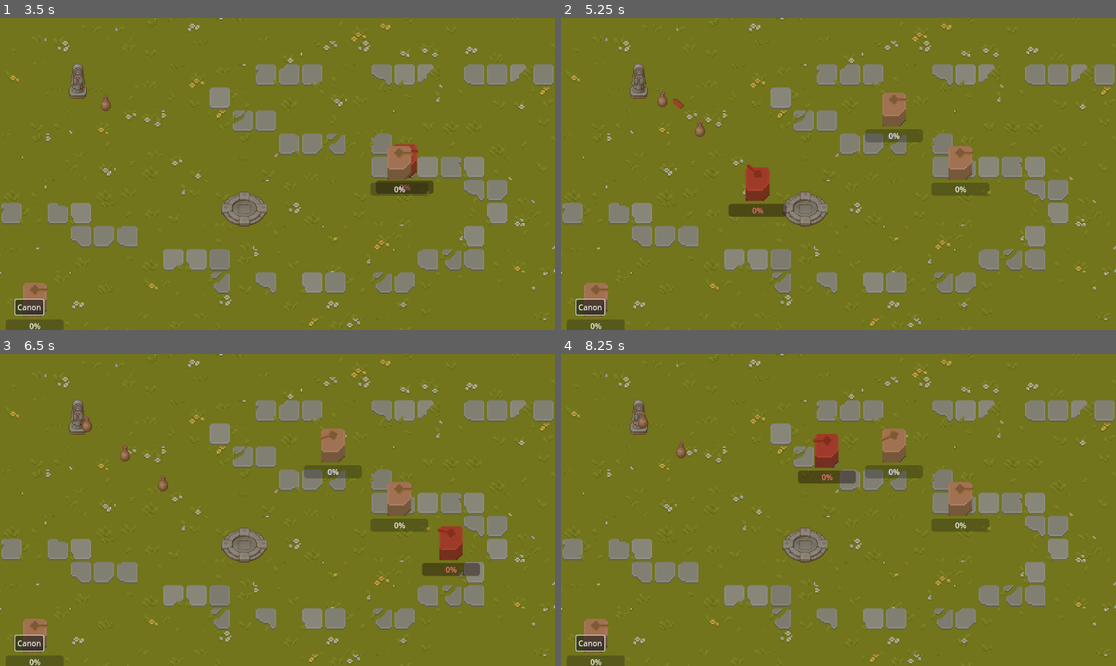
Above: before the commit, frames 1-4 (two rows, left to right).
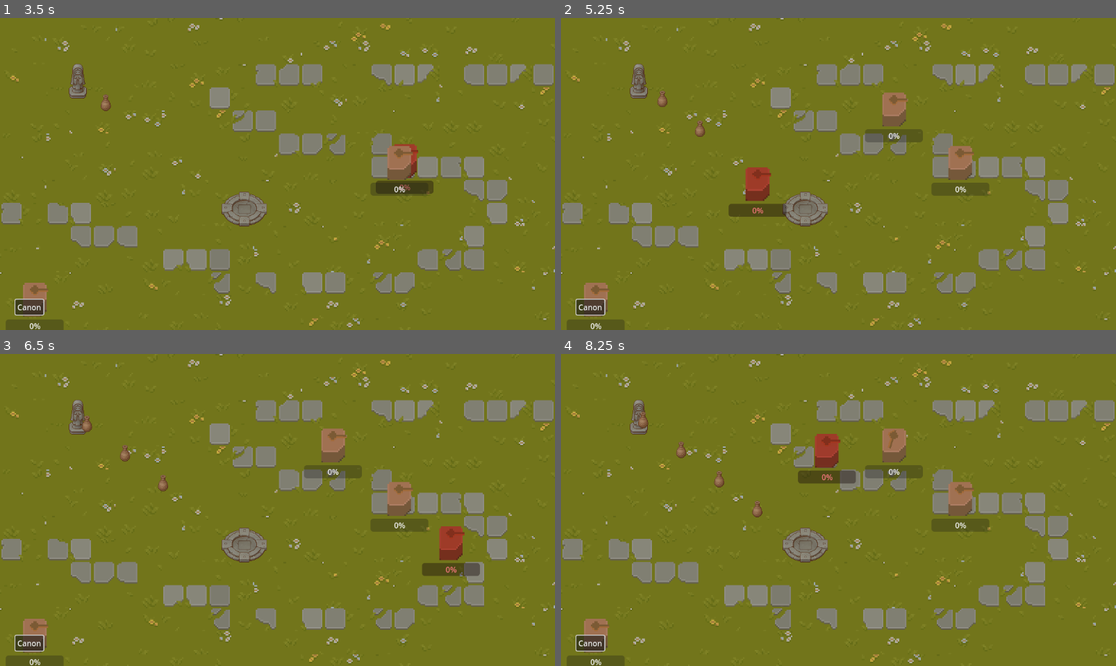
Above: after the commit, the same moments.

Repository: Kinsteen/tower-defense
Game: Godot game, scene res://Main.tscn
Two runs of this game, one before a commit and one after it. Both use one fixed random seed, a clock stepped at 60 frames per second and the inputs below.
Inputs (mouse positions are in pixels of both pictures, inside the frame that each line leads up to):
- Up to frame 1 (3.5 s): click "Canon" at 0.5 s; click "Canon" at 1.25 s; click "Canon" at 2 s; tap Enter at 2.75 s; move the mouse to (399, 158) at 2.77 s; hold Shift from 2.78 s (still down); click (399, 158) at 2.92 s
- Up to frame 2 (5.25 s): release Shift at 3.5 s; drag from (727, 189) to (666, 102) at 3.52 s; tap Space at 4.25 s; move the mouse to (894, 105) at 4.27 s; tap Ctrl at 4.35 s; click (894, 105) at 4.42 s; drag from (810, 236) to (655, 96) at 5.02 s
- Up to frame 3 (6.5 s): move the mouse to (444, 556) at 5.77 s; tap Alt at 5.85 s; click (444, 556) at 5.92 s
- Up to frame 4 (8.25 s): drag from (672, 463) to (1010, 538) at 6.52 s; move the mouse to (866, 510) at 7.27 s; hold Shift 7.28-8 s; click (866, 510) at 7.42 s; drag from (755, 432) to (960, 494) at 8.02 s

Frame 1 is identical in both runs. In frame 2, less than 0.1% of the frame differs, in the area x 20-38%, y 25-52%; in frame 3, less than 0.1%; in frame 4, 0.2%, in the area x 27-61%, y 24-53%.

Commit message:
Add canon rotation speed

Diff:
--- a/prefabs/Canon.gd
+++ b/prefabs/Canon.gd
@@ -1,19 +1,27 @@
 extends Building
 
 @onready var timer = $Timer
+@export var GOAL: Node2D
+@export var rotate_speed_deg: float = 30
+
 var target: Node2D
-@export var GOAL: Node2D
+var _lock_on_target := false:
+	set(val):
+		if val && !_lock_on_target && timer.is_stopped():
+			# Shoot directly when we just lock on target, and we're not on cooldown
+			shoot()
+		_lock_on_target = val
 
 const BULLET = preload("res://scenes/Bullet.tscn")
 
 # Custom Canon behavior
 func _ready():
 	super()
-	timer.start()
+
 
 func _physics_process(delta):
 	var closer_body: Node2D = null
-	var _dist: float = 999999999
+	var _dist: float = 999999999999
 
 	# TODO: should be body closer to objective
 	for body in $Area2D.get_overlapping_bodies():
@@ -26,19 +34,23 @@
 	target = closer_body
 
 	if target != null:
-		$Gun.look_at(target.global_position) # Why global?
-
-func _on_body_entered(body):
-	if body is Enemy and target == null:
-		target = body
-
-func _on_body_exited(body):
-	if body == target:
-		target = null
-
+		var angle_left = $Gun.get_angle_to(target.global_position) # Why global?
+		angle_left = max(min(angle_left, deg_to_rad(rotate_speed_deg) * delta), -deg_to_rad(rotate_speed_deg) * delta)
+		$Gun.rotate(angle_left)
+		_lock_on_target = abs(angle_left) < deg_to_rad(rotate_speed_deg) * delta
+	else:
+		timer.stop()
 
 func _on_timer_timeout():
+	if _lock_on_target:
+		shoot()
+
+# Is called when we just locked on target and timer is stopped,
+# or when timer times out and we're already locked on target
+func shoot():
 	if target != null:
+		if timer.is_stopped():
+			timer.start()
 		var bullet = BULLET.instantiate()
 		bullet.position = $Gun.position
 		bullet.rotation = $Gun.rotation
--- a/prefabs/Canon.tscn
+++ b/prefabs/Canon.tscn
@@ -9,6 +9,7 @@
 
 [node name="Canon" type="Node2D" groups=["building"]]
 script = ExtResource("1_by30s")
+rotate_speed_deg = 60.0
 
 [node name="Area2D" type="Area2D" parent="."]
 
--- a/scripts/Building.gd
+++ b/scripts/Building.gd
@@ -52,8 +52,10 @@
 
 func _on_state_changed(old, new):
 	if new == State.MOVING:
+		set_physics_process(false)
 		self.set_modulate(Color(1, 1, 1, 0.3))
 	elif new == State.IDLE:
+		set_physics_process(true)
 		self.set_modulate(Color(1, 1, 1, 1))
 
 func is_in_rect(sprite: Sprite2D, position: Vector2):
